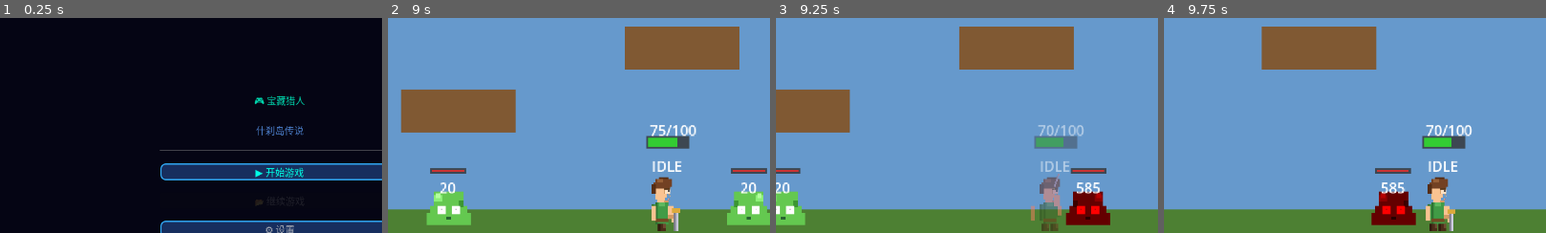
Above: before the commit, frames 1-4 (left to right).
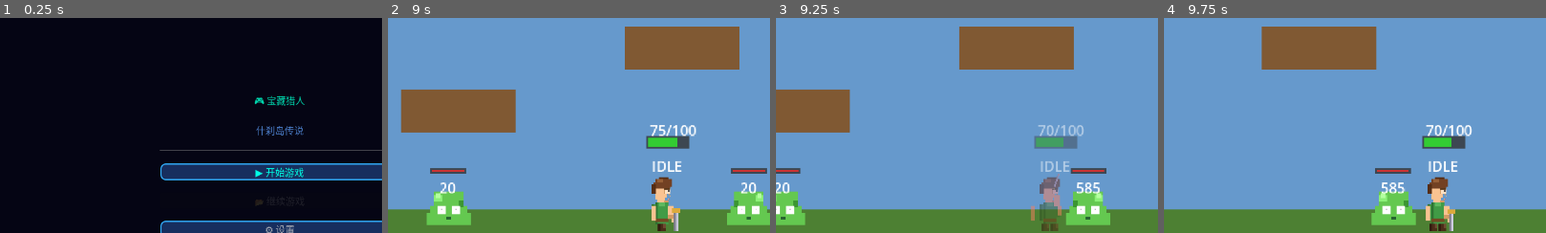
Above: after the commit, the same moments.

Repository: wenzy-tech/godot-adventure
Game: Godot game, scene res://Levels/TitleScreen.tscn
The game is run twice, just before and just after one commit, with the same random seed, the same clock (stepped at 60 frames per second) and the same inputs.
Inputs:
- Up to frame 1 (0.25 s): no input
- Up to frame 2 (9 s): click "▶ 开始游戏" at 0.5 s; tap Enter at 1.25 s; hold D 1.28-2.78 s; tap J every 1.5 s from 1.35 to 8.85 s; tap W at 1.52, 2.27, 3.77, 4.52, 5.27, 6.77, 7.52, 8.27 s; tap Shift every 1.5 s from 2.1 to 8.1 s; hold A 2.78-3.53 s; hold D 3.53-5.03 s; hold A 5.03-5.78 s; hold D 5.78-6.53 s; hold A 6.53-8.03 s; tap Space at 8 s; hold D from 8.03 s (still down)
- Up to frame 3 (9.25 s): keep holding D
- Up to frame 4 (9.75 s): keep holding D; tap Shift at 9.6 s
The pictures show only the part of the screen within x 13-63%, y 8-58%; the shares and areas given below are measured in that part.

Frames 1-2 are identical in both runs. In frame 3, 1.5% of the frame differs, in the area x 75-88%, y 80-97%; in frame 4, 1.5%.

Commit message:
Clean up DEBUG prints, keep hitbox detection trace

Diff:
--- a/Enemies/BaseEnemy.gd
+++ b/Enemies/BaseEnemy.gd
@@ -25,15 +25,9 @@
 	current_hp = max_hp
 	add_to_group("enemies")
 	hurt_timer.timeout.connect(_on_hurt_timer_timeout)
-	print("DEBUG: _ready called for", get_name(), "at position:", global_position)
-
-func _exit_tree() -> void:
-	print("DEBUG: _exit_tree called for", get_name())
 
 func _physics_process(delta: float) -> void:
-	# DEBUG: trace when is_alive becomes false
 	if not is_alive:
-		print("DEBUG: _physics_process called but is_alive=false, about to return")
 		return
 
 	# 查找玩家
@@ -52,21 +46,15 @@
 	pass
 
 func take_damage(amount: int, knockback_dir: Vector2 = Vector2.ZERO) -> void:
-	print("DEBUG: take_damage START - name:", get_name(), " current_hp:", current_hp)
 	if not is_alive:
-		print("DEBUG: take_damage early return - is_alive=false")
 		return
 
-	print("DEBUG: take_damage called - current_hp:", current_hp, " max_hp:", max_hp, " damage:", amount)
 	current_hp -= amount
 	is_hurt = true
-	print("DEBUG: after damage - current_hp:", current_hp)
 
 	# 受伤闪烁效果
 	if sprite:
-		print("DEBUG: Setting sprite.modulate = Color.RED")
 		sprite.modulate = Color.RED
-		print("DEBUG: sprite.modulate now:", sprite.modulate)
 	if hurt_timer:
 		hurt_timer.start(0.15)
 
@@ -80,11 +68,11 @@
 	if has_node("Label"):
 		$"Label".text = str(current_hp)
 
-	# 受伤动画 - DISABLED FOR DEBUG
-	# if animation_player.has_animation("hurt"):
-	# 	animation_player.play("hurt")
+	# 受伤动画
+	if animation_player.has_animation("hurt"):
+		animation_player.play("hurt")
 
-	# 击退
+	# 击退（纯水平方向）
 	if knockback_dir != Vector2.ZERO:
 		velocity = knockback_dir * knockback_force
 		move_and_slide()
@@ -93,13 +81,9 @@
 	if current_hp <= 0:
 		die()
 
-	print("DEBUG: take_damage END - name:", get_name(), " current_hp:", current_hp, " is_hurt:", is_hurt, " sprite:", sprite)
-
 func die() -> void:
-	print("DEBUG: die() called - current_hp:", current_hp, " max_hp:", max_hp)
 	is_alive = false
-	# TEMP: queue_free() disabled to test death source
-	pass
+	queue_free()
 
 func attack_player() -> void:
 	if not player_ref:
@@ -108,18 +92,6 @@
 	if player_ref.has_method("take_damage"):
 		player_ref.take_damage(damage)
 
-func can_see_player() -> bool:
-	if not player_ref:
-		return false
-	var dist = global_position.distance_to(player_ref.global_position)
-	return dist < detection_range
-
-func can_attack_player() -> bool:
-	if not player_ref:
-		return false
-	var dist = global_position.distance_to(player_ref.global_position)
-	return dist < attack_range
-
 func get_direction_to_player() -> Vector2:
 	if not player_ref:
 		return Vector2.ZERO
--- a/Player/Player.gd
+++ b/Player/Player.gd
@@ -344,9 +344,12 @@
 			anim_player.play("hurt")
 
 func _on_attack_hitbox_body_entered(body: Node2D) -> void:
+	print("DEBUG: _on_attack_hitbox_body_entered - body:", body.get_name(), " is_attacking:", is_attacking, " facing:", facing_direction)
 	if body in attack_hit_history:
+		print("DEBUG: body already in attack_hit_history, returning")
 		return
 	if not is_attacking:
+		print("DEBUG: not is_attacking, returning")
 		return
 
 	attack_hit_history.append(body)
@@ -354,6 +357,7 @@
 	if body.has_method("take_damage"):
 		var damage = GameState.get_attack_damage(normal_attack_damage)
 		var knockback = Vector2(facing_direction * 200, 0)
+		print("DEBUG: calling take_damage - damage:", damage, " knockback:", knockback)
 		body.take_damage(damage, knockback)
 
 func take_damage(amount: int, knockback: Vector2 = Vector2.ZERO) -> void:
